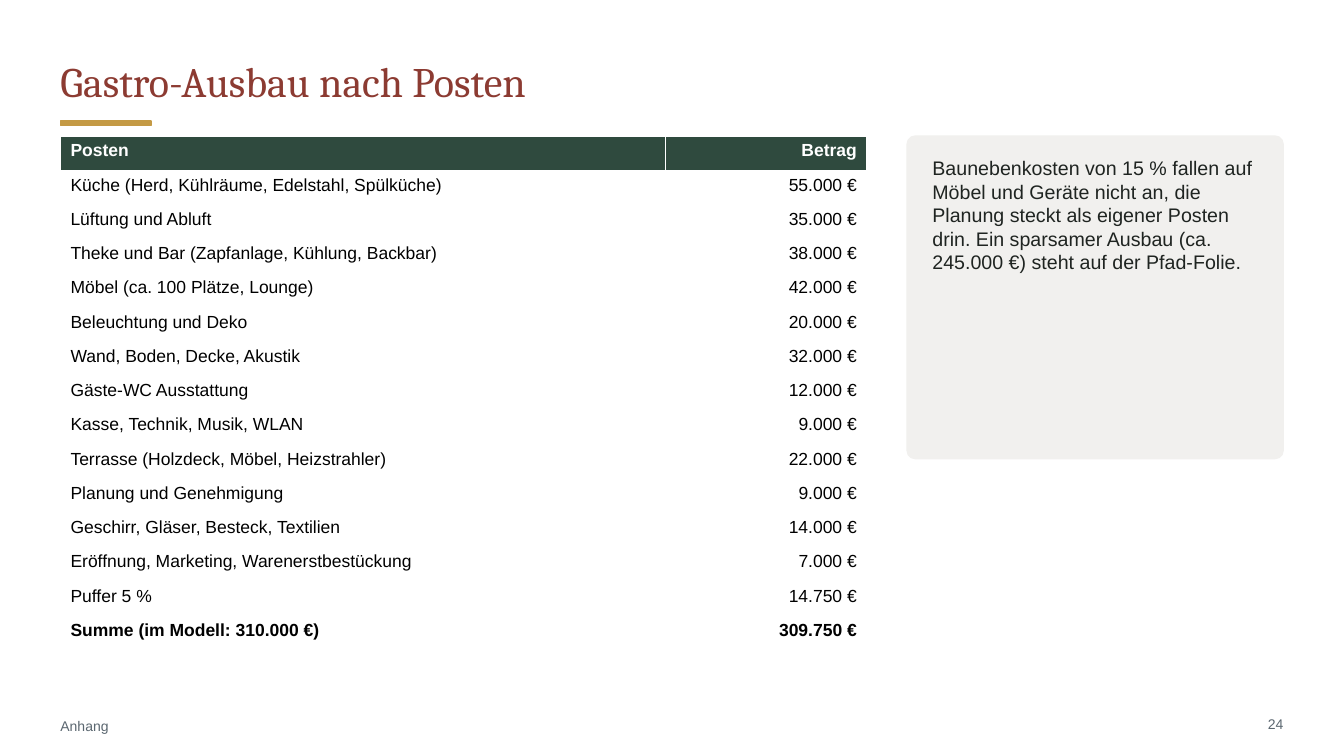
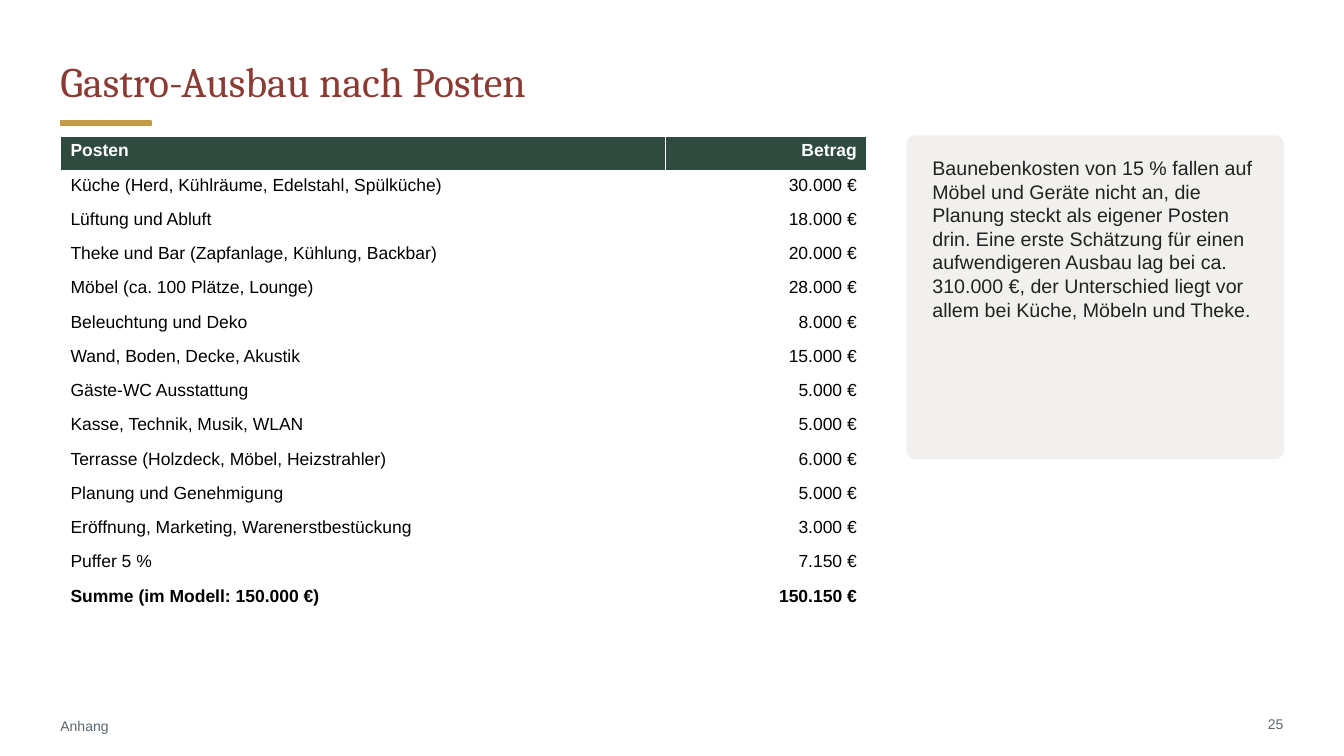
Before and after one commit to CartoonUsername/bau-projekt, a slide deck: slide 25 of praesentation/Neue-Mitte-Werlte_Baufeld3_6-Wohnungen_Gastro-EG.pptx (slide 24 before the commit). Drawn at 1344x756 pixels with LibreOffice and Linux fonts; fonts in the diff are those of the drawing. Boxes give left, top, right and bottom in pixels: in the first picture for what was removed or moved away, otherwise in the second. Text is boxed around its words. In the diff, an @@ line names an element or a change of style, - is before the commit and + after.

```diff
--- a/praesentation/Neue-Mitte-Werlte_Baufeld3_6-Wohnungen_Gastro-EG.pptx
+++ b/praesentation/Neue-Mitte-Werlte_Baufeld3_6-Wohnungen_Gastro-EG.pptx
@@ table at bbox=[60, 136, 867, 610] @@
-row 2: Küche (Herd, Kühlräume, Edelstahl, Spülküche) | 55.000 €
-row 3: Lüftung und Abluft | 35.000 €
-row 4: Theke und Bar (Zapfanlage, Kühlung, Backbar) | 38.000 €
-row 5: Möbel (ca. 100 Plätze, Lounge) | 42.000 €
-row 6: Beleuchtung und Deko | 20.000 €
-row 7: Wand, Boden, Decke, Akustik | 32.000 €
-row 8: Gäste-WC Ausstattung | 12.000 €
-row 9: Kasse, Technik, Musik, WLAN | 9.000 €
-row 10: Terrasse (Holzdeck, Möbel, Heizstrahler) | 22.000 €
-row 11: Planung und Genehmigung | 9.000 €
-row 12: Geschirr, Gläser, Besteck, Textilien | 14.000 €
-row 13: Eröffnung, Marketing, Warenerstbestückung | 7.000 €
-row 14: Puffer 5 % | 14.750 €
-row 15: Summe (im Modell: 310.000 €) | 309.750 €
+row 2: Küche (Herd, Kühlräume, Edelstahl, Spülküche) | 30.000 €
+row 3: Lüftung und Abluft | 18.000 €
+row 4: Theke und Bar (Zapfanlage, Kühlung, Backbar) | 20.000 €
+row 5: Möbel (ca. 100 Plätze, Lounge) | 28.000 €
+row 6: Beleuchtung und Deko | 8.000 €
+row 7: Wand, Boden, Decke, Akustik | 15.000 €
+row 8: Gäste-WC Ausstattung | 5.000 €
+row 9: Kasse, Technik, Musik, WLAN | 5.000 €
+row 10: Terrasse (Holzdeck, Möbel, Heizstrahler) | 6.000 €
+row 11: Planung und Genehmigung | 5.000 €
+row 12: Eröffnung, Marketing, Warenerstbestückung | 3.000 €
+row 13: Puffer 5 % | 7.150 €
+row 14: Summe (im Modell: 150.000 €) | 150.150 €
@@ text at bbox=[932, 160, 1252, 320]: text changed @@
-Baunebenkosten von 15 % fallen auf Möbel und Geräte nicht an, die Planung steckt als eigener Posten drin. Ein sparsamer Ausbau (ca. 245.000 €) steht auf der Pfad-Folie.
+Baunebenkosten von 15 % fallen auf Möbel und Geräte nicht an, die Planung steckt als eigener Posten drin. Eine erste Schätzung für einen aufwendigeren Ausbau lag bei ca. 310.000 €, der Unterschied liegt vor allem bei Küche, Möbeln und Theke.
@@ page number at bbox=[1268, 719, 1284, 729]: text changed @@
-24
+25
```
Also in this commit, not shown: 13 other slides changed, 2 slides added, 7 other files.
